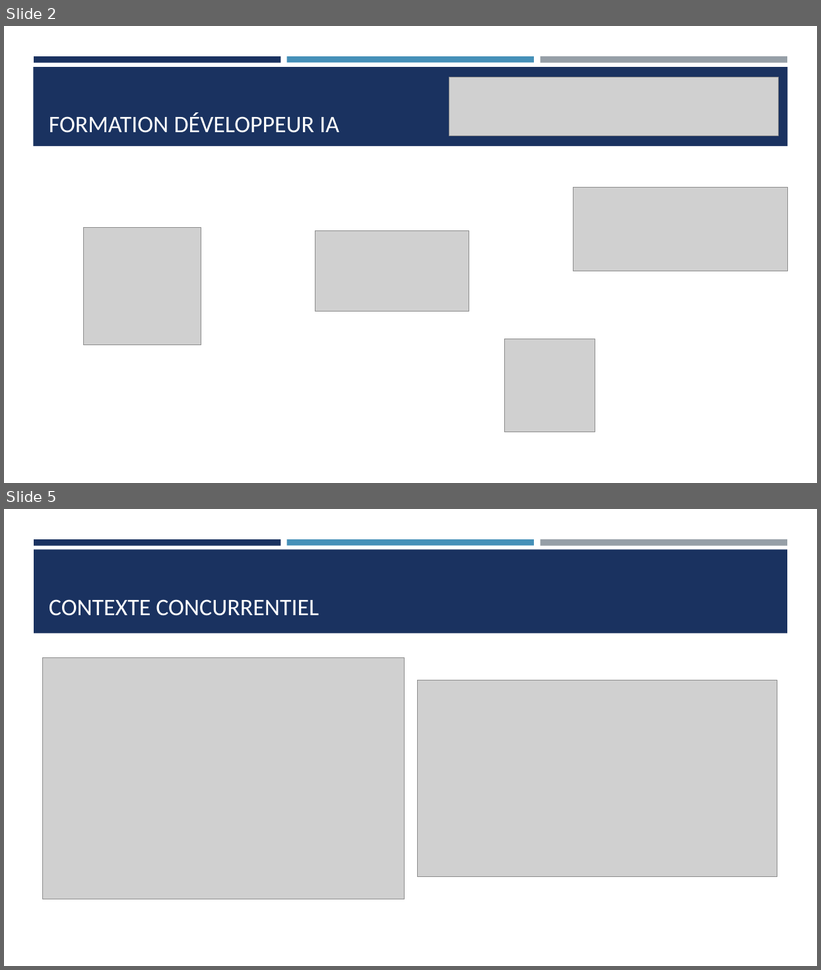
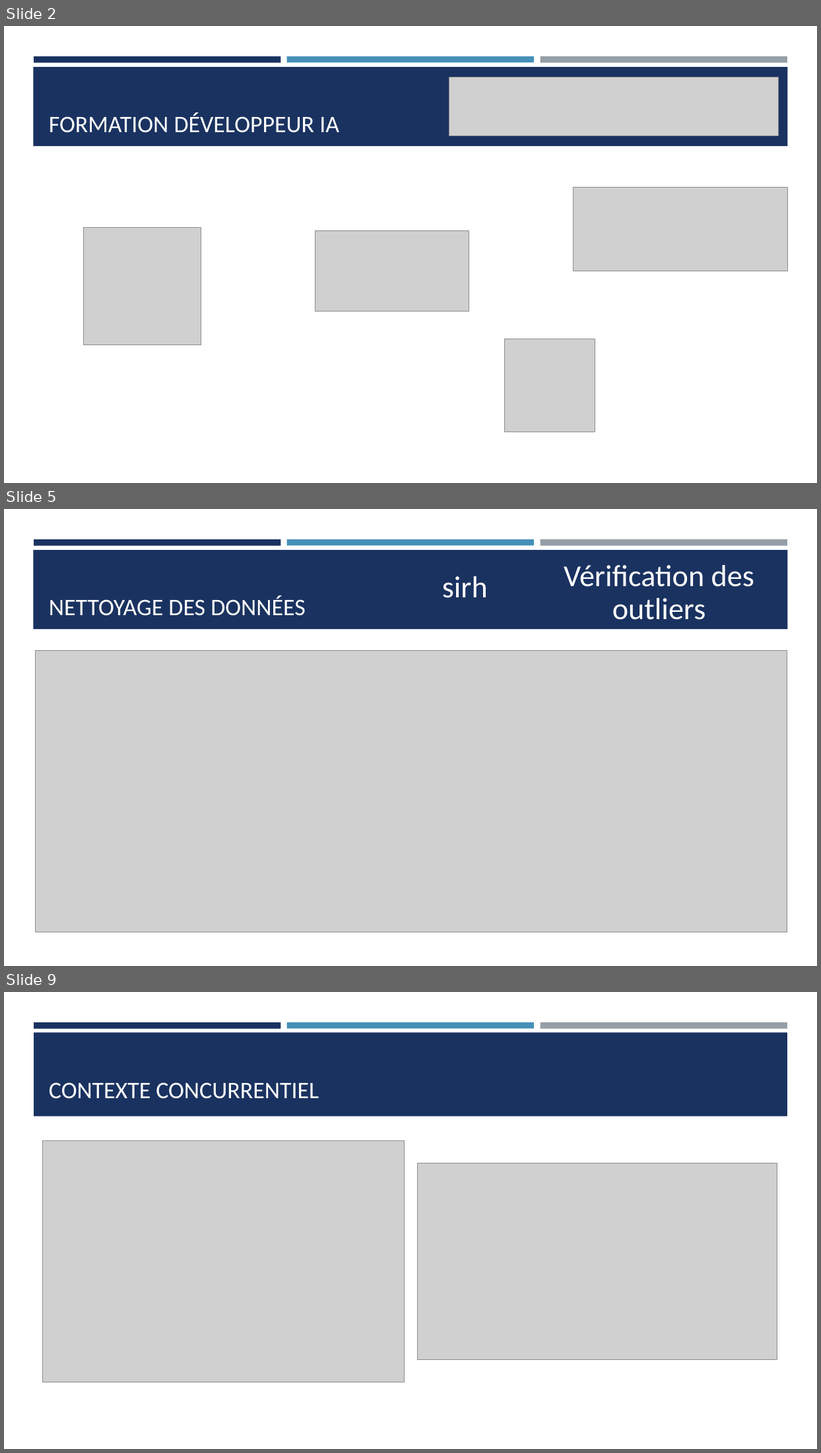
Before and after one commit to Ace4teaM/OCR-NovaTech, a slide deck: Presentation.pptx. Shown one above the other, each under a label of ours: slides 2 and 5 before the commit, slides 2, 5 and 9 after it; the slides between them are not shown. The pictures are 821x970 and 821x1453 pixels, drawn with LibreOffice and Linux fonts; fonts in the diff are those of the drawing; grey boxes stand for pictures. Boxes give left, top, right and bottom in pixels: in the first picture for what was removed or moved away, otherwise in the second. Text is boxed around its words. In the diff, an @@ line names an element or a change of style, - is before the commit and + after.

Commit message:
Nettoyage et conversion des données dans un fichier optimisé 'parquet'

```diff
--- a/Presentation.pptx
+++ b/Presentation.pptx
@@ slide 5 added at [4,509,817,966], background #FFFFFF; not listed: 4 template elements that a slide beside it also shows @@
@@ text added at [564,565,754,620], 36 pt, text #FFFFFF @@
+Vérification des outliers
@@ text added at [442,576,488,598], 36 pt, text #FFFFFF @@
+sirh
@@ title added at [49,595,305,616], 28 pt, text #FFFFFF @@
+NETTOYAGE DES DONNÉES
@@ picture added at [36,650,787,932] @@
@@ what was slide 5 is now slide 9 @@
```
Also in this commit, not shown: 1 slide changed, 3 other slides added, 4 other files.
